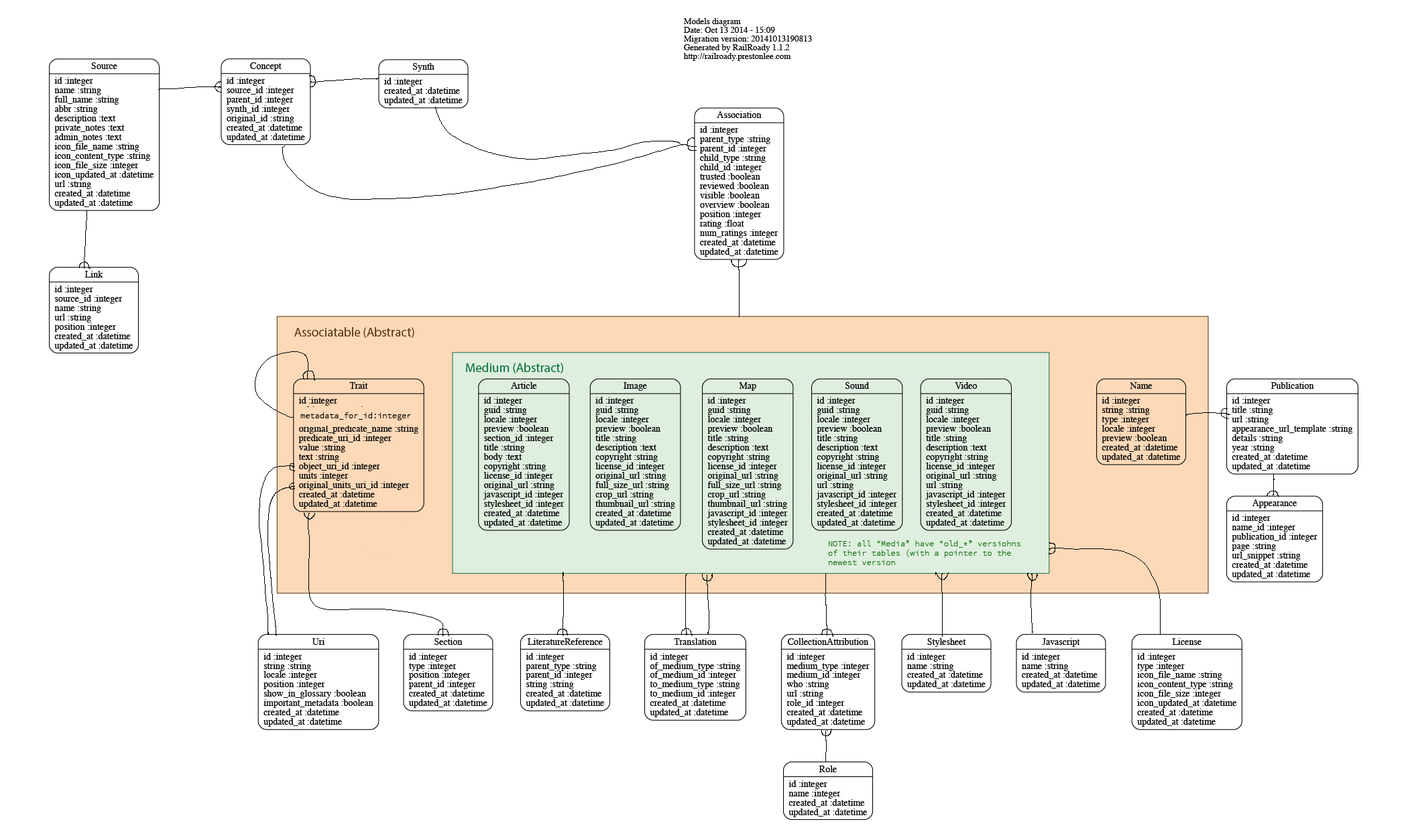
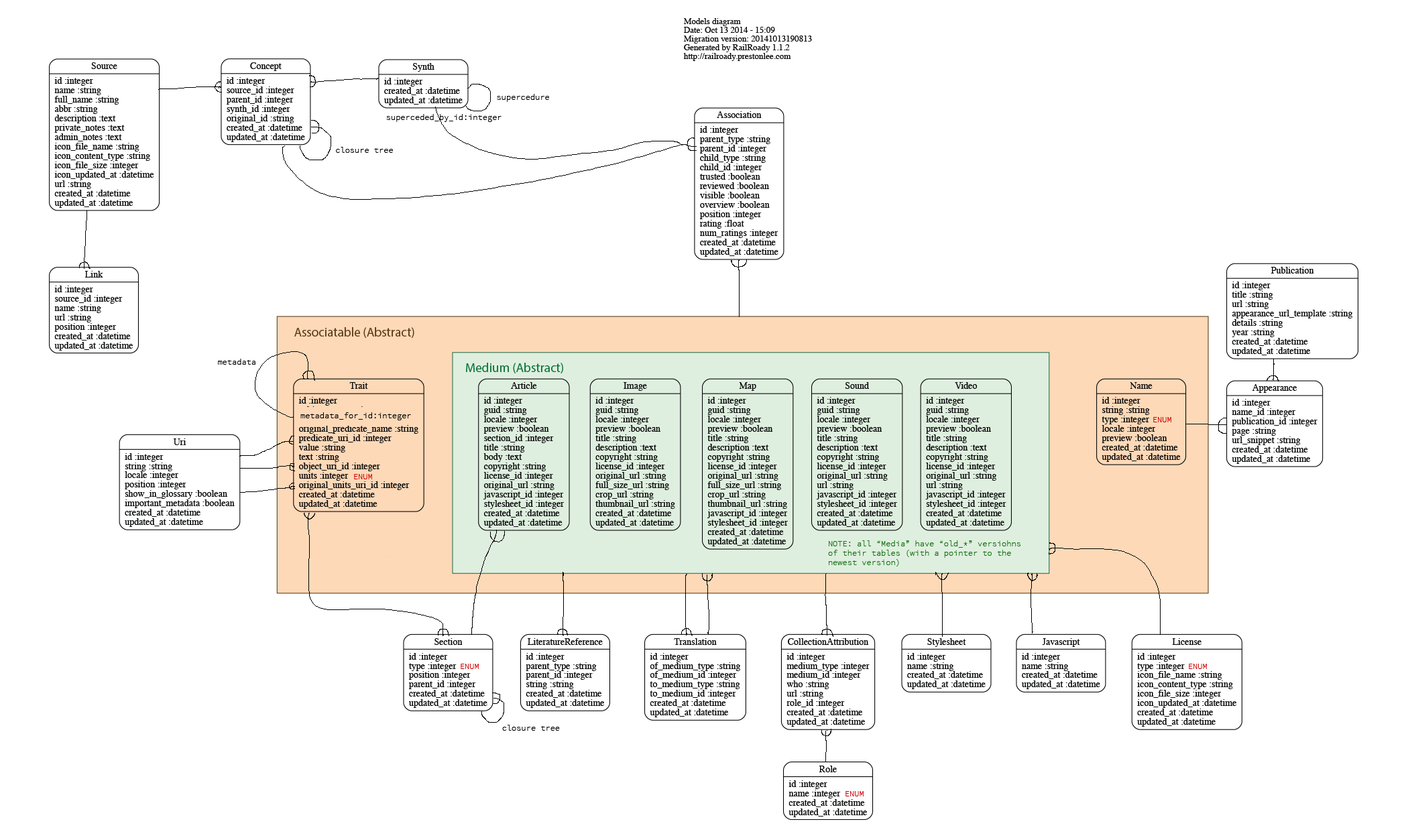
Before/after of a 1408 × 838 layered artwork. What changed in the layer stack:
added layer "metadata" above "NOTE: all “Media” have “old_*” versiohns of their tables (with" over [217, 358, 256, 365]
painted on "NOTE: all “Media” have “old_*” versiohns of their tables (with" over [896, 559, 899, 567]
added layer "superceded_by_id:integer" above "Layer 2" over [386, 113, 502, 122]
added layer "supercedure" above "closure tree" over [496, 93, 549, 102]
added layer "closure tree" (1st of 2) above "closure tree" over [335, 146, 393, 153]
added layer "closure tree" (2nd of 2) above "Layer 3" over [502, 724, 560, 731]
added layer "ENUM copy" above "ENUM copy 2" over [1152, 416, 1172, 423]
added layer "ENUM copy 2" above "ENUM copy 3" over [845, 790, 864, 797]
added layer "ENUM copy 3" above "ENUM copy 4" over [460, 663, 479, 669]
added layer "ENUM copy 4" above "ENUM" over [1188, 663, 1207, 669]
added layer "ENUM" above "Layer 1" over [353, 473, 373, 480]
painted on "Layer 1" over [239, 83, 1279, 723]
painted on "Vector Smart Object" over [118, 262, 1359, 730]
